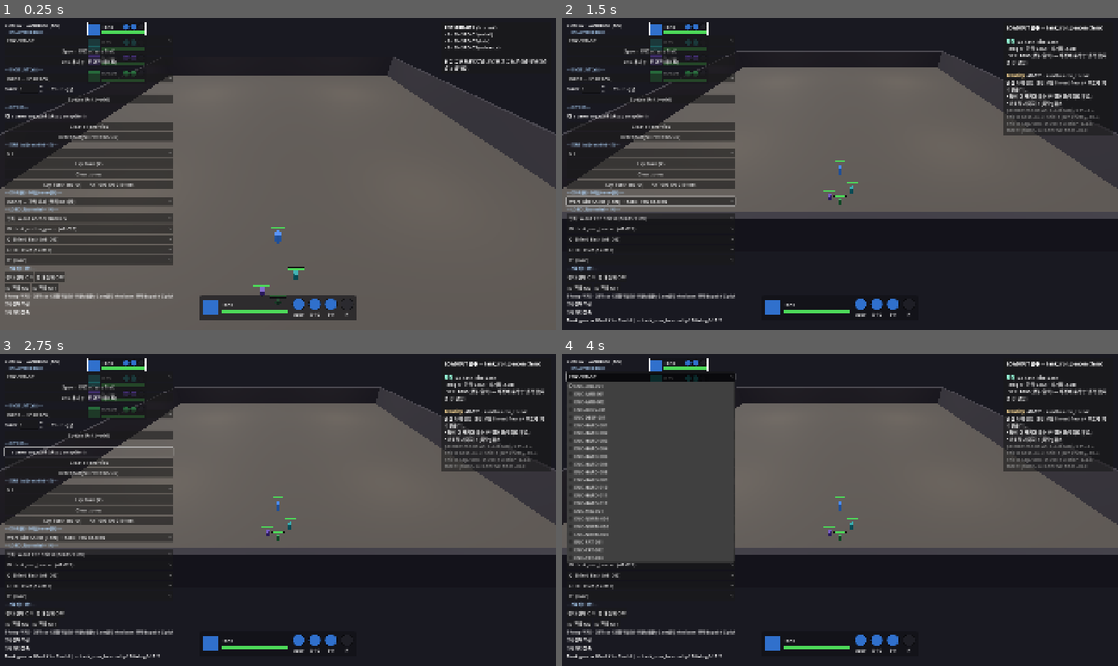
Above: before the commit, frames 1-4 (two rows, left to right).
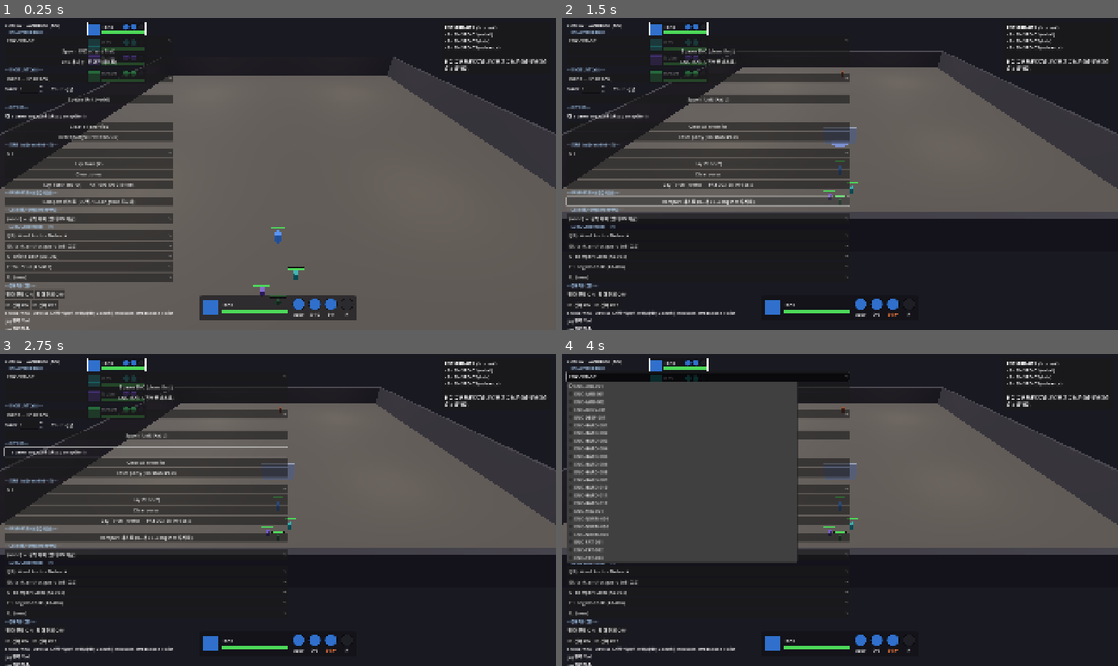
Above: after the commit, the same moments.

Repository: haepari1019/project_tdc_game
Game: Godot game, scene res://scenes/dev/combat_sandbox.tscn
Same seed, same stepped clock (60 frames per second), same inputs: the game is played once before the commit and once after it. This scene is started directly instead of the project's main scene.
Inputs (mouse positions are in pixels of both pictures, inside the frame that each line leads up to):
- Up to frame 1 (0.25 s): no input
- Up to frame 2 (1.5 s): click (650, 202) at 0.5 s, where only the run after the commit has a clickable "Rampart 테스트 (Q=벽 / E=Longshot…"; click (706, 202) at 1.25 s, where only the run after the commit has a clickable "Rampart 테스트 (Q=벽 / E=Longshot…"
- Up to frame 3 (2.75 s): click "spawn engaged (skip perceptio…" at 2 s
- Up to frame 4 (4 s): click "spawn engaged (skip perceptio…" at 2.75 s; click "ENC-3RD-001" at 3.5 s

The runs differ from the first frame. In frame 1, 4.6% of the frame differs, in the area x 0-32%, y 55-100%; in frame 2, 11%; in frame 3, 11%; in frame 4, 13%, in the area x 0-100%, y 2-100%.

Commit message:
feat(sandbox): Rampart 투사체 흡수 테스트 버튼 (DRIFT-059 Phase 1 F5 검증)
combat_sandbox에 "Rampart 테스트" 버튼 — 헤드리스로 못 보는 투사체 충돌/흡수를
F5로 즉시 확인:
- 컨트롤 멤버에 Q=AB-034(Rampart Slam)·E=AB-056(Longshot, delivery=projectile) 자동 장착
- 북쪽에 정지 타겟(EN-012) 스폰
- 파티 앞 6m에 영속 Rampart 직접 배치(disp.spawn_barrier, duration/hp 상향)
→ E를 벽 너머로 조준=흡수(파란 플래시·관통 X), 벽 옆=적 명중, Q로 벽 재소환.

샌드박스 헤드리스 부팅 PASS(파싱·초기화). DRIFT-059 검증 경로 기록.

Co-Authored-By: Claude Opus 4.8 (1M context) <noreply@anthropic.com>

Diff:
--- a/scripts/dev/combat_sandbox.gd
+++ b/scripts/dev/combat_sandbox.gd
@@ -320,6 +320,13 @@
 	torch_btn.text = "Lay Torch (north) — PAT-003 EN-010 test"
 	torch_btn.pressed.connect(_on_lay_torch)
 	box.add_child(torch_btn)
+
+	# --- RAMPART (투사체 delivery 흡수 테스트, DRIFT-059) — 앞에 벽 + 북쪽 적 + Q/E 로드아웃 세팅 ---
+	box.add_child(_section("RAMPART (투사체 흡수 테스트)"))
+	var rampart_btn := Button.new()
+	rampart_btn.text = "Rampart 테스트 (Q=벽 / E=Longshot 투사체)"
+	rampart_btn.pressed.connect(_on_rampart_test)
+	box.add_child(rampart_btn)
 
 	# --- GEAR SWAP (F-008) — pick a gear → equips onto its matching-role member (REAL equip_gear:
 	# gear → bundled identity → stats/skill), setting BOTH 평타+identity to the gear defaults. Pick
@@ -520,6 +527,32 @@
 	_status.text = "Torch laid @ north — spawn ENC-PAT-003 (dormant) + 접근 → EN-010 픽업/투척"
 
 
+## Projectile delivery test (DRIFT-059 Phase 1): set up a Rampart wall + a north target + the Q/E
+## loadout so you can watch AB-056 Longshot (delivery=projectile) get ABSORBED by the wall.
+## Q = AB-034 Rampart Slam (re-summon the wall toward the enemy), E = AB-056 Longshot (the projectile).
+## Aim E THROUGH the wall → absorbed (blue soak flash, no hit). Aim E around the wall → hits the enemy.
+func _on_rampart_test() -> void:
+	_on_clear()
+	var ctrl: CharacterBody3D = _party.get_controlled()
+	if ctrl == null:
+		return
+	if ctrl.has_method("equip_skillbook_by_id"):
+		ctrl.equip_skillbook_by_id(0, "AB-034")   # Q = Rampart Slam (summon wall)
+		ctrl.equip_skillbook_by_id(1, "AB-056")   # E = Longshot Bolt (delivery=projectile)
+	_refresh_loadout_ui()
+	_combat.debug_spawn_unit("EN-012", 1, "SANDBOX", false, "Dungeon")   # stationary north target
+	# Pre-place a persistent Rampart ~6 m ahead of the party spawn so firing E north is absorbed
+	# immediately (no walking). duration/hp bumped so the test wall doesn't expire/break mid-test.
+	var disp = _combat.get("_ability_dispatch")
+	if disp != null and disp.has_method("spawn_barrier"):
+		var params: Dictionary = Slice01Data.get_skillbook_master("AB-034").get("cast", {}).duplicate()
+		params["duration_s"] = 120.0
+		params["barrier_hp"] = 9999.0
+		var pos: Vector3 = _map.get_spawn_position("SANDBOX") + Vector3(0.0, 0.0, 6.0)
+		disp.spawn_barrier(ctrl, pos, Vector3(0, 0, 1), params)
+	_status.text = "Rampart 테스트 — 앞 6m 벽 + 북쪽 적. E(Longshot 투사체)를 북/적 조준 → 벽에 흡수(파란 플래시·관통 X). 벽 옆 조준 → 적 명중. Q로 벽 재소환."
+
+
 ## Identity channel for the controlled member: pick an identity (on) or OFF (identity_enabled=false,
 ## value kept). Independent of 평타 — lets you watch the Identity skill with basic attacks off.
 func _on_identity_changed(index: int) -> void:
Not shown, changed: docs/SPEC_DRIFT.md
